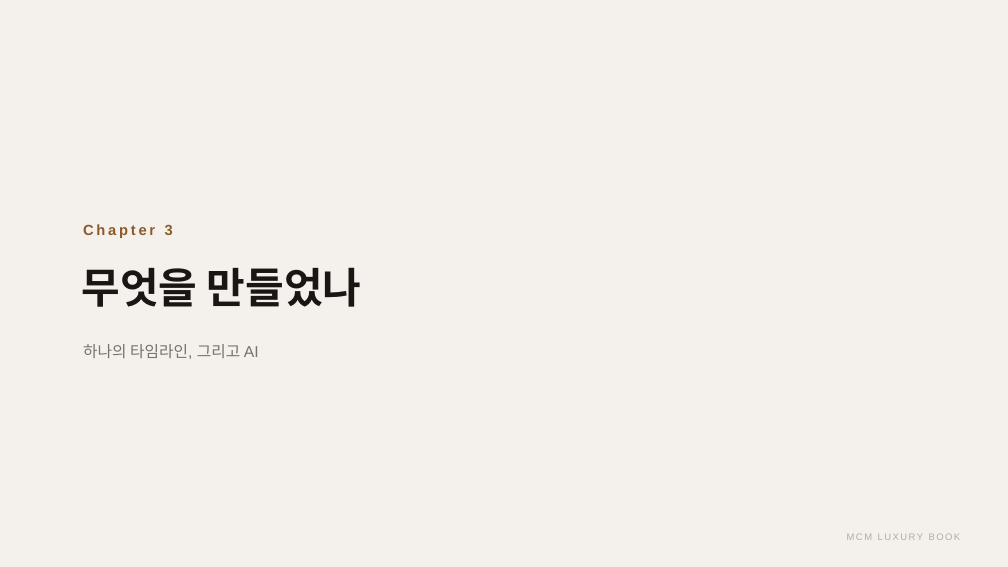
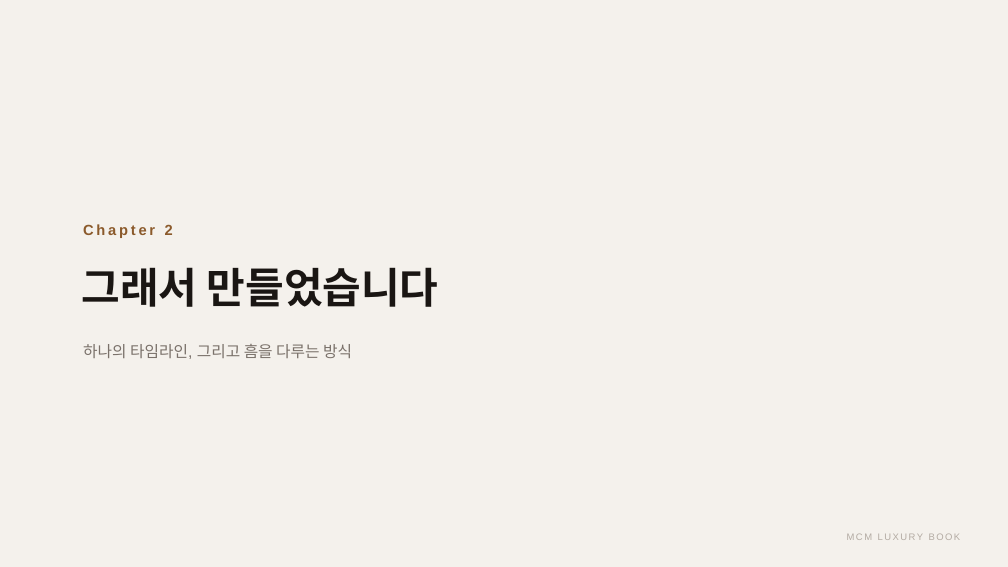
Before and after one commit to elominatedCloud/likeGonzi, a slide deck: slide 12 of docs/ir/MCM_Luxury_Book_IR.pptx (slide 16 before the commit). Drawn at 1008x567 pixels with LibreOffice and Linux fonts; fonts in the diff are those of the drawing. Boxes give left, top, right and bottom in pixels: in the first picture for what was removed or moved away, otherwise in the second. Text is boxed around its words. In the diff, an @@ line names an element or a change of style, - is before the commit and + after.

```diff
--- a/docs/ir/MCM_Luxury_Book_IR.pptx
+++ b/docs/ir/MCM_Luxury_Book_IR.pptx
@@ text at [83, 224, 173, 238]: text changed @@
-Chapter 3
+Chapter 2
@@ text at [82, 267, 439, 307]: text changed @@
-무엇을 만들었나
+그래서 만들었습니다
@@ text at [83, 344, 352, 359]: text changed @@
-하나의 타임라인, 그리고 AI
+하나의 타임라인, 그리고 흠을 다루는 방식
```
Also in this commit, not shown: 3 other slides changed, 2 slides added, 1 slide removed, 4 other files.
